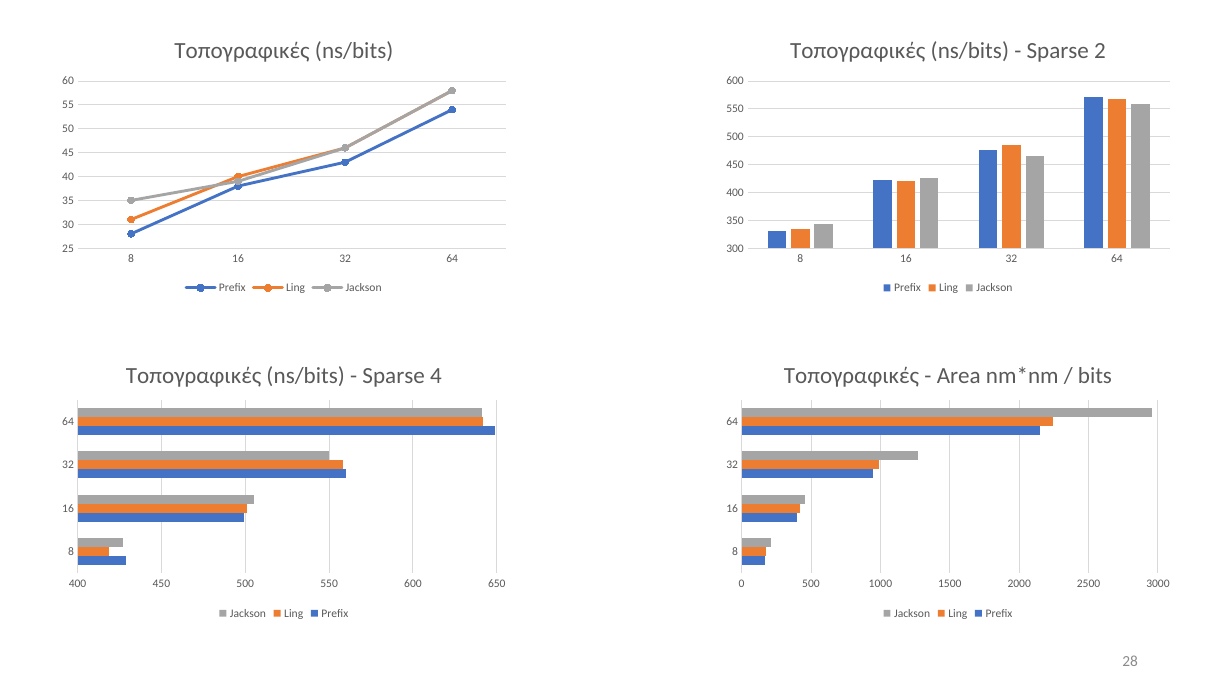
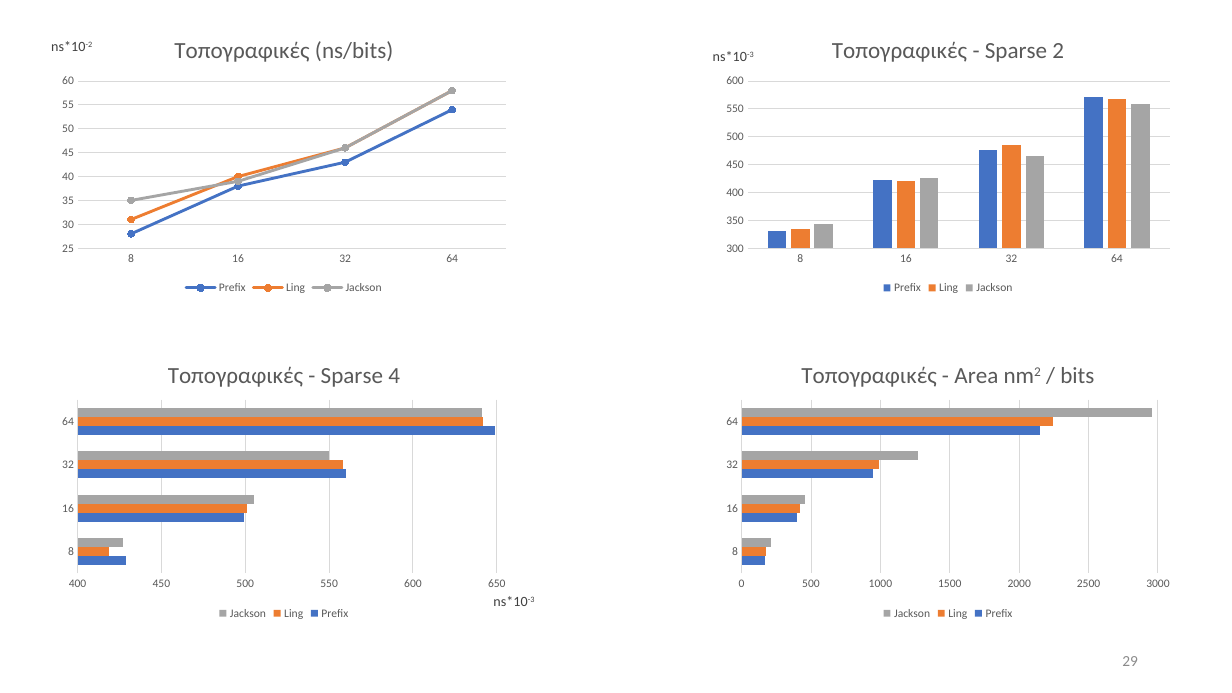
Before and after one commit to vassilas/THESIS_DOC, a slide deck: slide 29 of Presentation/Presentation.pptx (slide 28 before the commit). Drawn at 1232x693 pixels with LibreOffice and Linux fonts; fonts in the diff are those of the drawing. Boxes give left, top, right and bottom in pixels: in the first picture for what was removed or moved away, otherwise in the second. Text is boxed around its words. In the diff, an @@ line names an element or a change of style, - is before the commit and + after.

Commit message:
Update presentation , and thesis.pdf

```diff
--- a/Presentation/Presentation.pptx
+++ b/Presentation/Presentation.pptx
@@ column chart at box(717, 21, 1179, 299) @@
@@ title "Τοπογραφικές (ns/bits) - Sparse 2 " to "Τοπογραφικές - Sparse 2 " @@
@@ text added at box(51, 41, 93, 51), 11 pt, text #404040 @@
+ns*10-2
@@ text added at box(713, 51, 754, 61), 11 pt, text #404040 @@
+ns*10-3
@@ bar chart at box(53, 347, 515, 624) @@
@@ title "Τοπογραφικές (ns/bits) - Sparse 4 " to "Τοπογραφικές - Sparse 4 " @@
@@ bar chart at box(717, 347, 1179, 624) @@
@@ title "Τοπογραφικές - Area nm*nm / bits " to "Τοπογραφικές - Area nm2 / bits " @@
@@ text added at box(493, 596, 535, 606), 11 pt, text #404040 @@
+ns*10-3
@@ page number at box(1122, 656, 1138, 666): text changed @@
-28
+29
```
Also in this commit, not shown: 9 other slides changed, 3 slides added, 12 other files.
